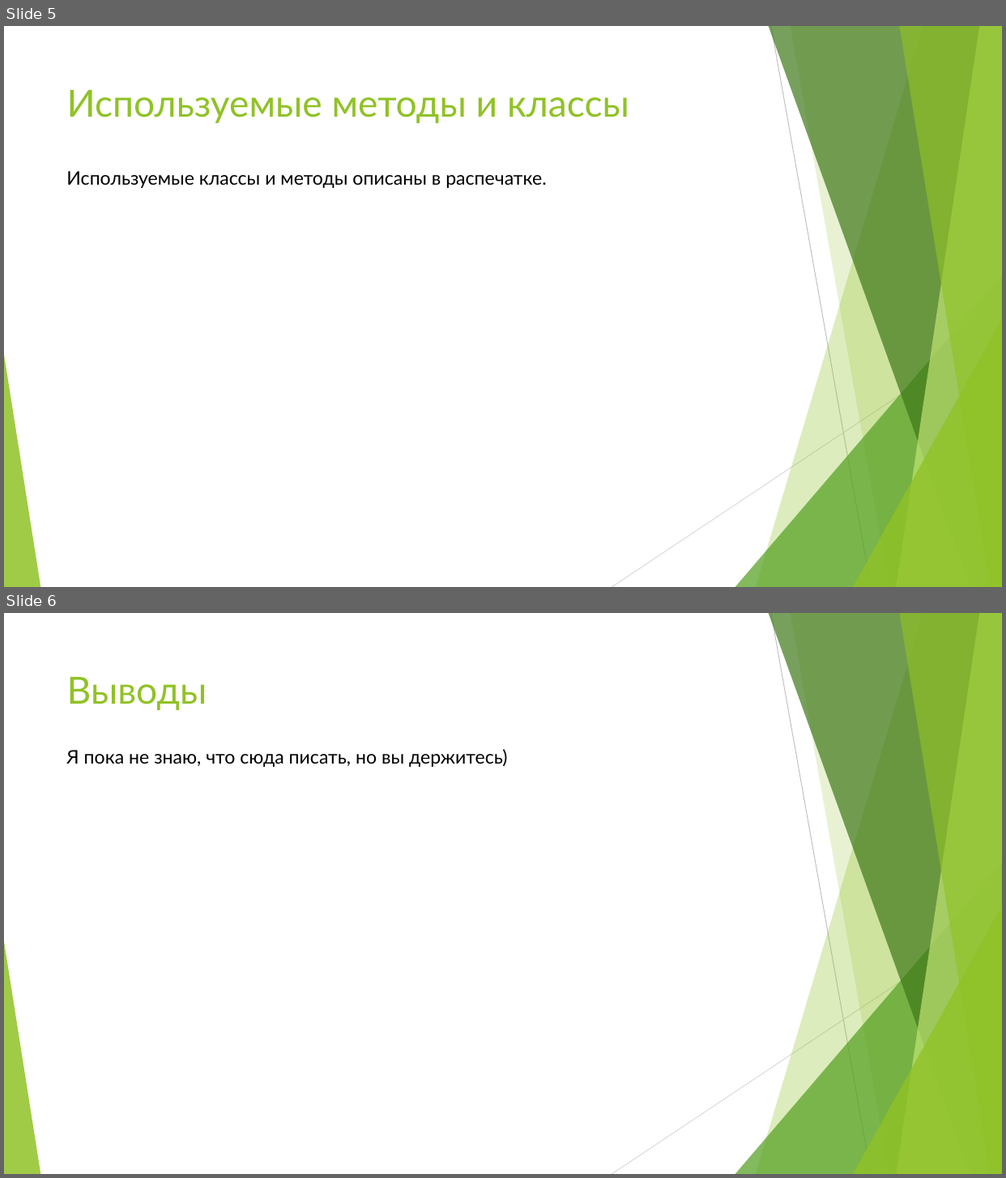
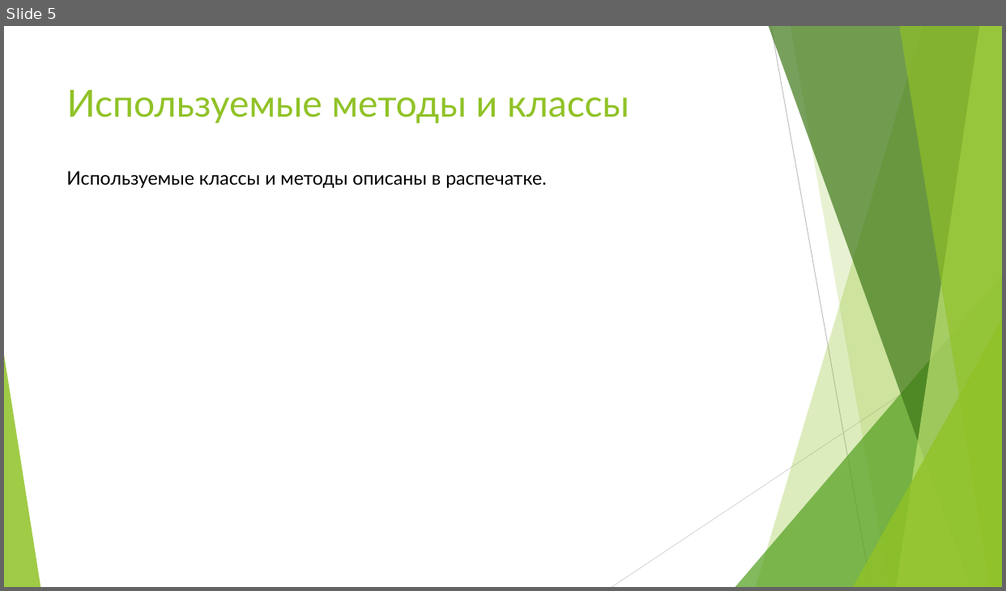
Before and after one commit to GigantPro/my-school-project, a slide deck: Файл.pptx. Shown one above the other, each under a label of ours: slides 5 and 6 before the commit, slide 5 after it. The pictures are 1006x1178 and 1006x591 pixels, drawn with LibreOffice and Linux fonts; fonts in the diff are those of the drawing. Boxes give left, top, right and bottom in pixels: in the first picture for what was removed or moved away, otherwise in the second. Text is boxed around its words. In the diff, an @@ line names an element or a change of style, - is before the commit and + after.

```diff
--- a/Файл.pptx
+++ b/Файл.pptx
@@ slide 6 removed at box(4, 613, 1002, 1174), background #FFFFFF; not listed: 10 template elements that a slide beside it also shows @@
@@ title removed at box(67, 677, 207, 710) @@
-Выводы
@@ text removed at box(66, 749, 507, 767) @@
-Я пока не знаю, что сюда писать, но вы держитесь)
```
Also in this commit, not shown: 1 slide changed, 1 slide added, 4 other files.
